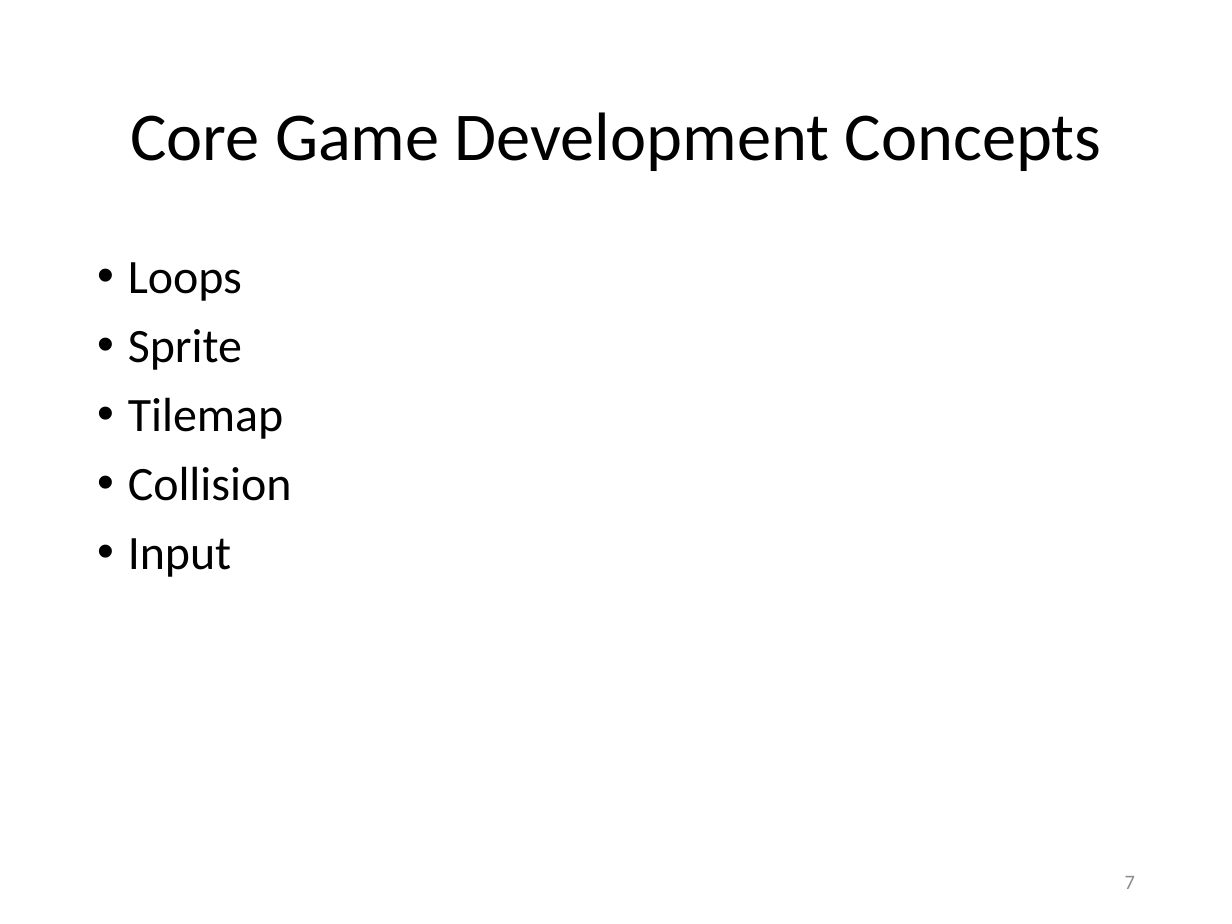
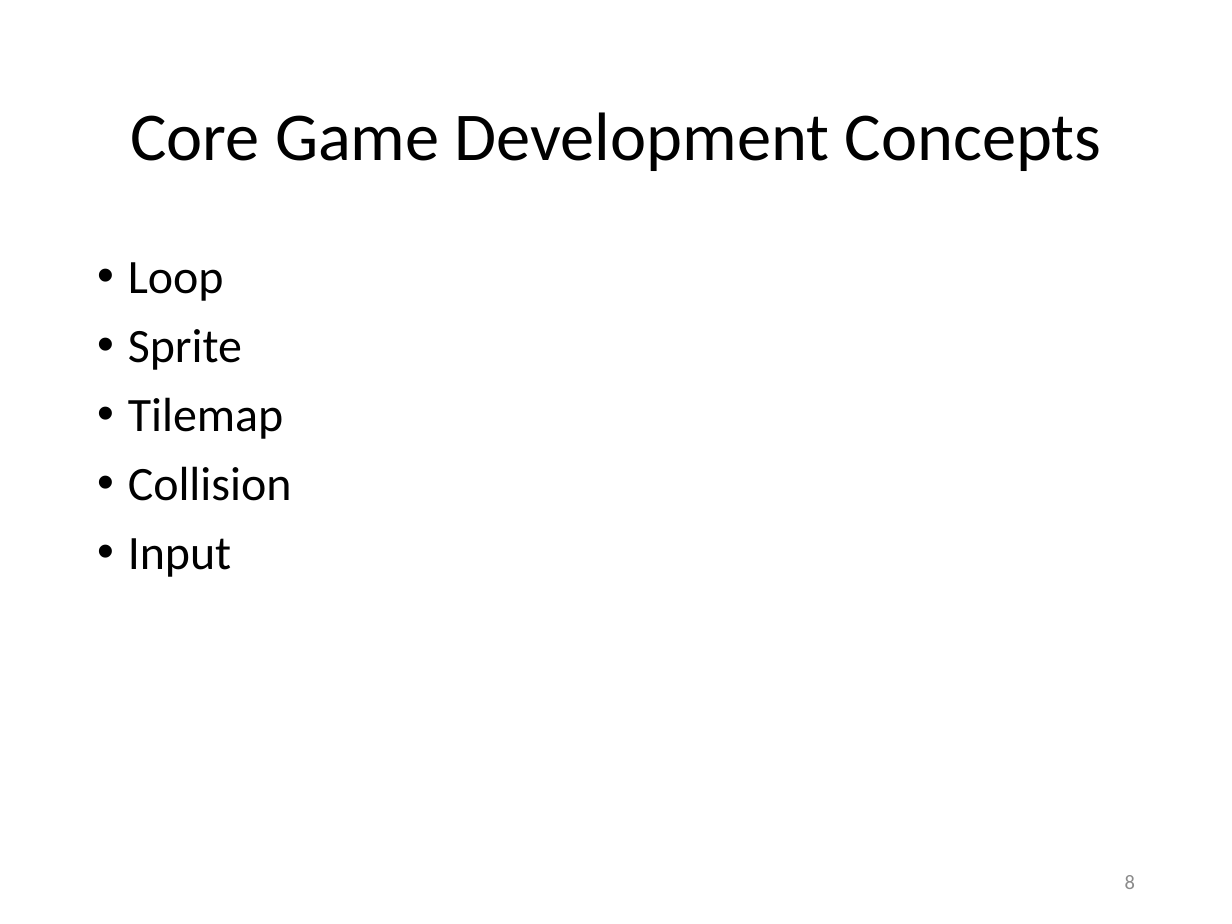
Before and after one commit to Lotti/codemotion2014, a slide deck: slide 8 of codemotion.pptx (slide 7 before the commit). Drawn at 1232x924 pixels with LibreOffice and Linux fonts; fonts in the diff are those of the drawing; background and template pictures are left out. Boxes give left, top, right and bottom in pixels: in the first picture for what was removed or moved away, otherwise in the second. Text is boxed around its words. In the diff, an @@ line names an element or a change of style, - is before the commit and + after.

```diff
--- a/codemotion.pptx
+++ b/codemotion.pptx
@@ text at (128,262,224,301): text changed @@
-• Loops
+• Loop
@@ page number at (1125,875,1135,889): text changed @@
-7
+8
```
Also in this commit, not shown: 10 other slides changed, 5 slides added, 1 other file.
